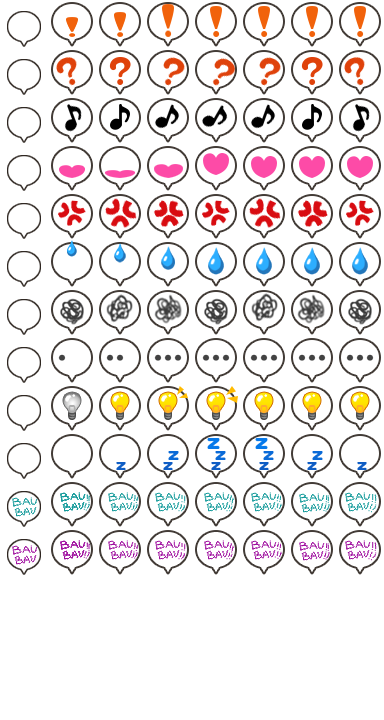
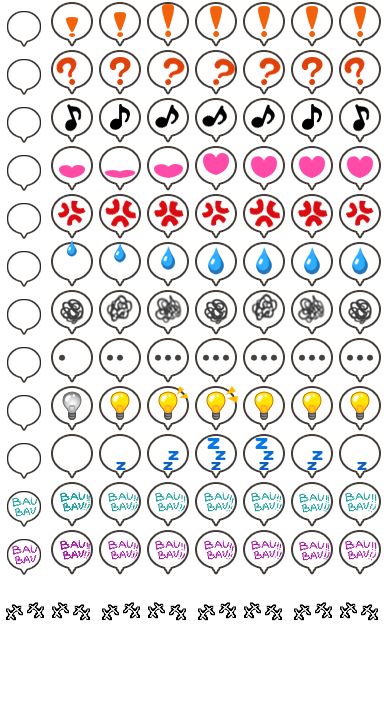
Before/after of a 384 x 720 layered artwork. What changed in the layer stack:
added layer "bubbles3" above "bubbles" over [6, 602, 378, 621]
